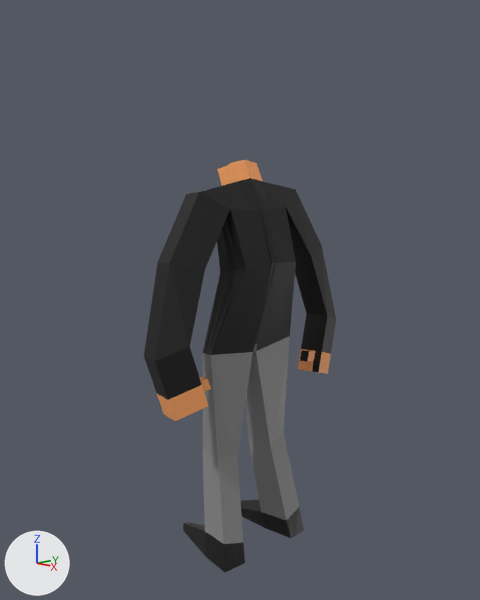
A saved change to the Blender file M.blend.
Camera for both pictures: a 50 mm camera at (5.92, -5.52, 4.6) aimed at (0.01, -0.07, 3.05). The lights are fixed; the arrows at lower left show +X, +Y and +Z. The picture after the commit comes second.
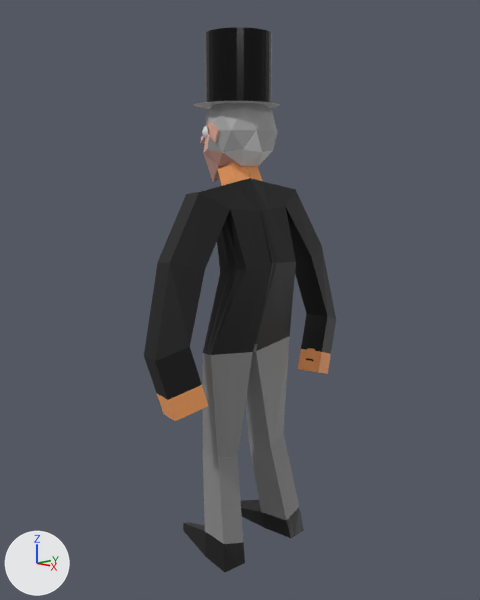
Boxes (x1, y1, x2, y2) around the edits, measured in the pictures (480 x 600 px):
'Cylinder', added (black)
    after: (205, 27, 272, 102)
'Icosphere', added
    after: (200, 103, 277, 182)
    faces in mat_material_006 (grey #a6a6a6): (206, 103, 277, 152)
    faces in mat_material_005 (beige #e7b09f): (200, 122, 257, 182)
    faces in mat_material_004 (white #e7e7e7): (223, 131, 273, 166)
'Circle', added
    after: (193, 101, 280, 108)
'Sphere.001', added
    after: (202, 125, 208, 138)
part 1 of me_cube, recoloured
    both: (306, 351, 322, 372)

The change, as a diff of the scene's bpy script:
```diff
--- a/M.blend.py
+++ b/M.blend.py
@@ mat_material_012 @@
+mat_material_012 = principled_material('Material.012')
+mat_material_012.base_color = (0.00196, 0.00196, 0.00196)  # black #060606
+mat_material_012.metallic = 0.5
+mat_material_012.roughness = 0.2
@@ mat_material_009 @@
+mat_material_009 = principled_material('Material.009')
+mat_material_009.base_color = (0.8, 0.8, 0.8)  # white #e7e7e7
@@ mat_material_010 @@
+mat_material_010 = principled_material('Material.010')
+mat_material_010.base_color = (0.000489, 0.000489, 0.000489)  # black #020202
@@ mat_material_005 @@
+mat_material_005 = principled_material('Material.005')
+mat_material_005.base_color = (0.801, 0.433, 0.346)  # beige #e7b09f
@@ mat_material_004 @@
+mat_material_004 = principled_material('Material.004')
+mat_material_004.base_color = (0.8, 0.8, 0.8)  # white #e7e7e7
@@ mat_material_006 @@
+mat_material_006 = principled_material('Material.006')
+mat_material_006.base_color = (0.383, 0.383, 0.383)  # grey #a6a6a6
@@ me_cube @@
 me_cube.from_pydata(...)  # 141 vertices, 137 faces; spans x -0.57..0.65, y -0.04..1.49, z -3.58..1.25
 # used by ob_cube; location = (0.0, -0.11, 3.49)
+# me_cube part 1: 3 of the faces centred in x 0.4..0.5, y 0.82..0.97, z -1.36..-1.22 switch from mat_material_001 (black #060606) to mat_material_003 (orange #ffa865)
 me_cube.materials.append(mat_material)
@@ me_cylinder @@
+me_cylinder.from_pydata(...)  # 96 vertices, 66 faces; spans x -1.0..1.0, y -1.0..1.0, z -1.0..1.0
+me_cylinder.materials.append(mat_material_012)  # black #060606
@@ me_circle @@
+me_circle.from_pydata(...)  # 32 vertices, 1 face; spans x -0.461..0.461, y -0.518..0.404, z -0.173
@@ me_sphere_001 @@
+me_sphere_001.from_pydata(...)  # 482 vertices, 512 faces; spans x -1.0..1.0, y -1.0..1.0, z -1.0..1.0
+# faces by material slot: [511, 1]
+me_sphere_001.materials.append(mat_material_009)  # white #e7e7e7
+me_sphere_001.materials.append(mat_material_010)  # black #020202
@@ me_icosphere @@
+me_icosphere.from_pydata(...)  # 96 vertices, 128 faces; spans x -1.56..0.95, y -1.01..1.0, z -1.28..1.0
+# faces by material slot: [18, 64, 46]
+me_icosphere.materials.append(mat_material_004)  # white #e7e7e7
+me_icosphere.materials.append(mat_material_005)  # beige #e7b09f
+me_icosphere.materials.append(mat_material_006)  # grey #a6a6a6
@@ ob_cylinder @@
+ob_cylinder = bpy.data.objects.new('Cylinder', me_cylinder)
+ob_cylinder.location = (0.0, -0.08, 5.75)
+ob_cylinder.scale = (0.383, 0.383, 0.383)
@@ ob_circle @@
+ob_circle = bpy.data.objects.new('Circle', me_circle)
+ob_circle.location = (0.0, -0.04, 5.54)
+ob_circle.scale = (1.09, 1.09, 1.09)
@@ ob_sphere_001 @@
+ob_sphere_001 = bpy.data.objects.new('Sphere.001', me_sphere_001)
+ob_sphere_001.location = (-0.3, -0.26, 5.05)
+ob_sphere_001.rotation_euler = (0.0, 0.0, 0.0457)  # degrees (0, 0, 2.6)
+ob_sphere_001.scale = (0.0848, 0.0848, 0.0848)
@@ ob_icosphere @@
+ob_icosphere = bpy.data.objects.new('Icosphere', me_icosphere)
+ob_icosphere.location = (0.01, -0.07, 5.05)
+ob_icosphere.scale = (0.453, 0.453, 0.453)
```
